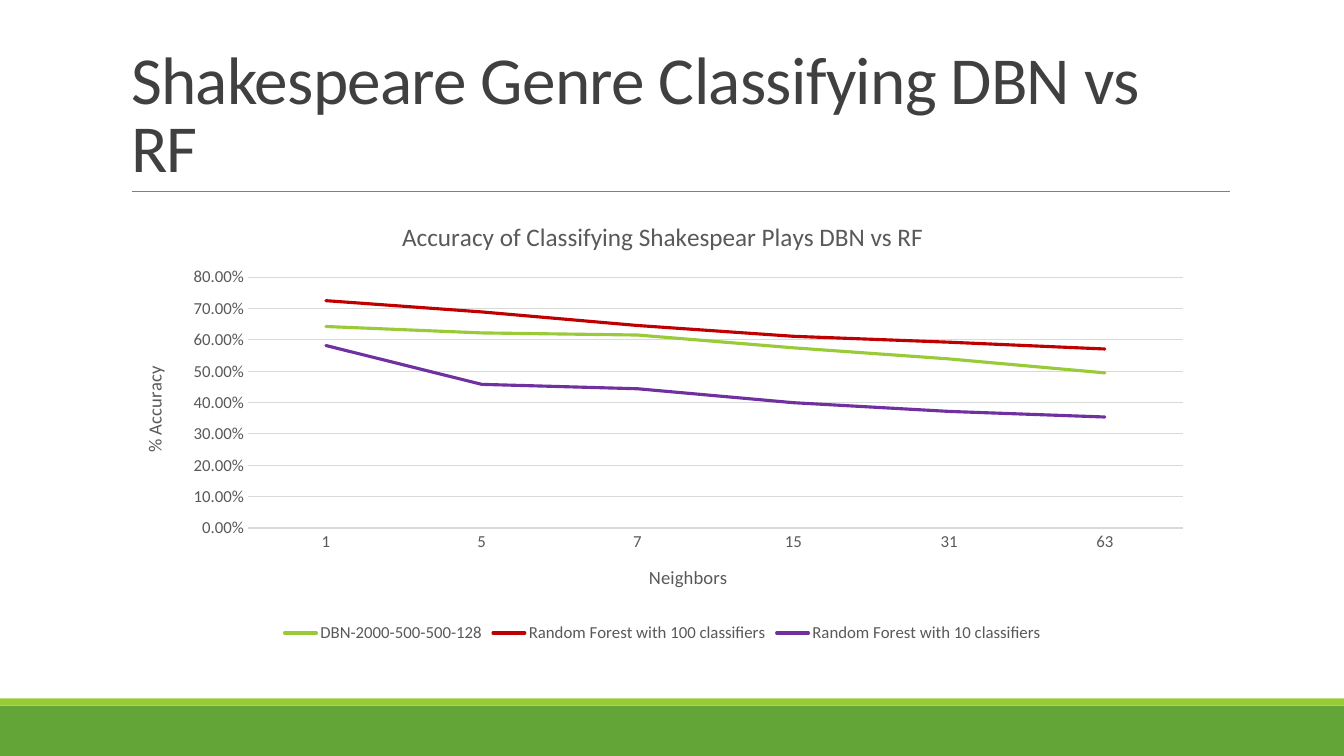
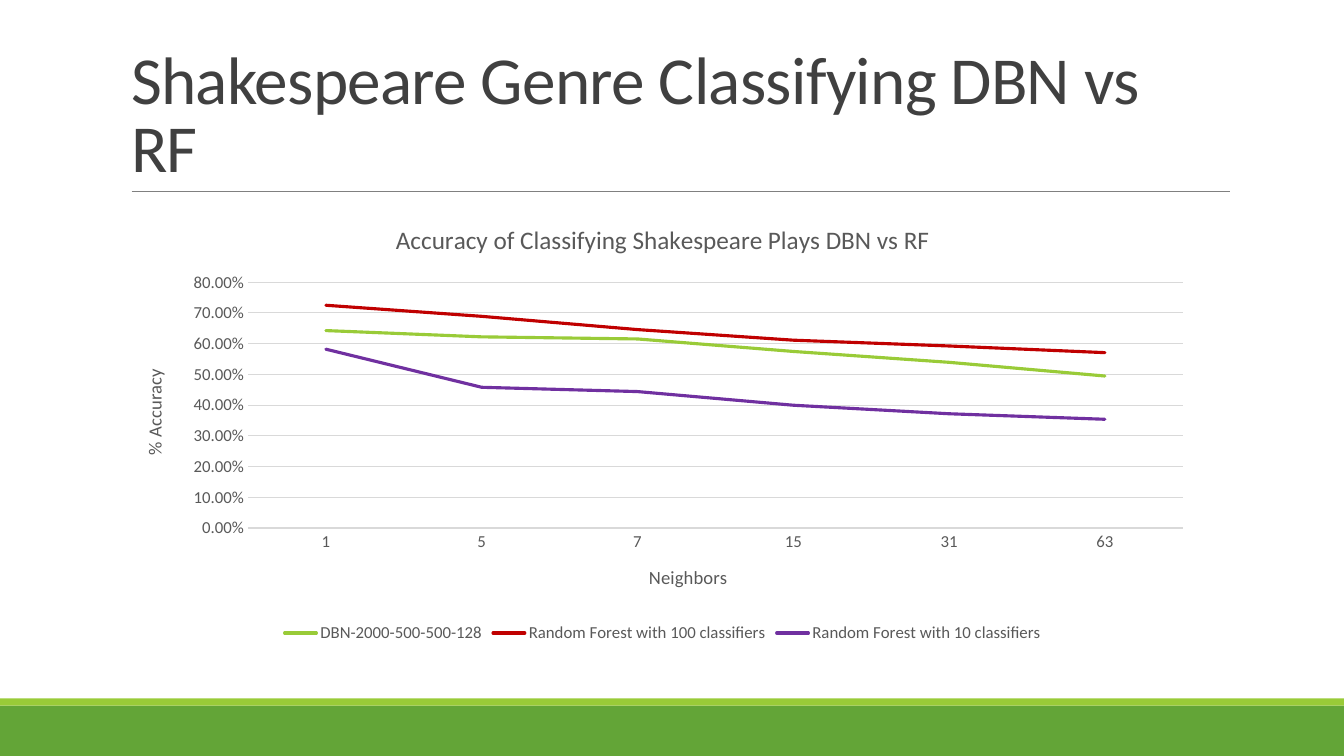
Before and after one commit to dingchaoz/machine_learning, a slide deck: slide 14 of HW4/DBN-v2.pptx. Drawn at 1344x756 pixels with LibreOffice and Linux fonts; fonts in the diff are those of the drawing. Boxes give left, top, right and bottom in pixels: in the first picture for what was removed or moved away, otherwise in the second. Text is boxed around its words. In the diff, an @@ line names an element or a change of style, - is before the commit and + after.

```diff
--- a/HW4/DBN-v2.pptx
+++ b/HW4/DBN-v2.pptx
@@ line chart at [121,204,1205,647] @@
@@ title "Accuracy of Classifying Shakespear Plays DBN vs RF " to "Accuracy of Classifying Shakespeare Plays DBN vs RF " @@
```
Also in this commit, not shown: 1 other slide changed, 3 slides added, 3 slides removed.
